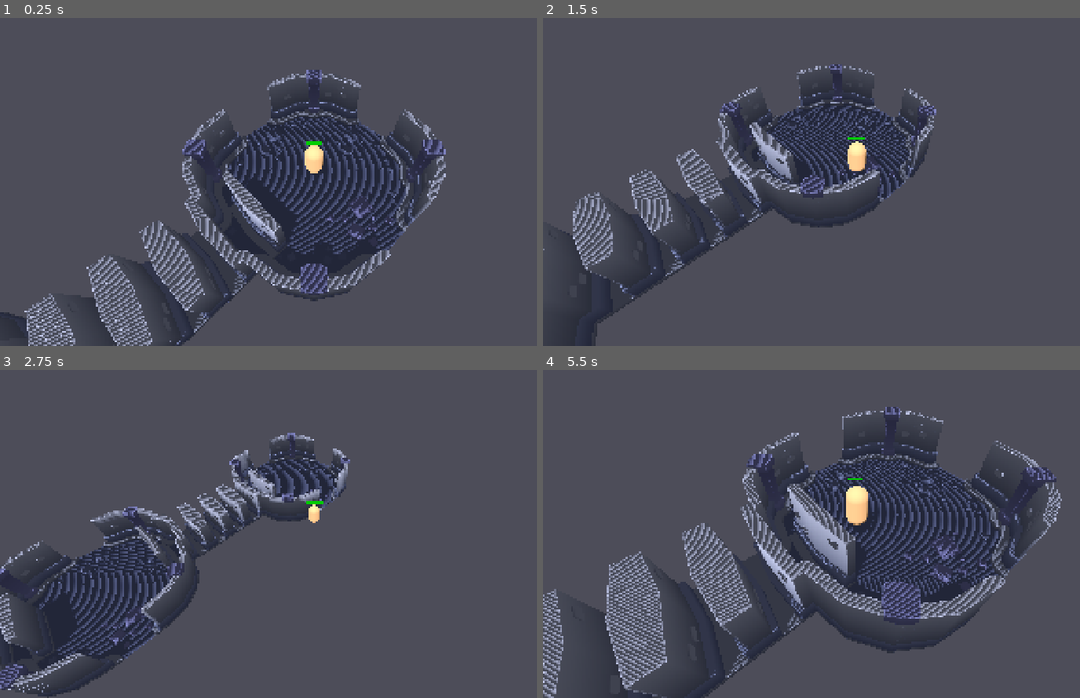
Above: before the commit, frames 1-4 (two rows, left to right).
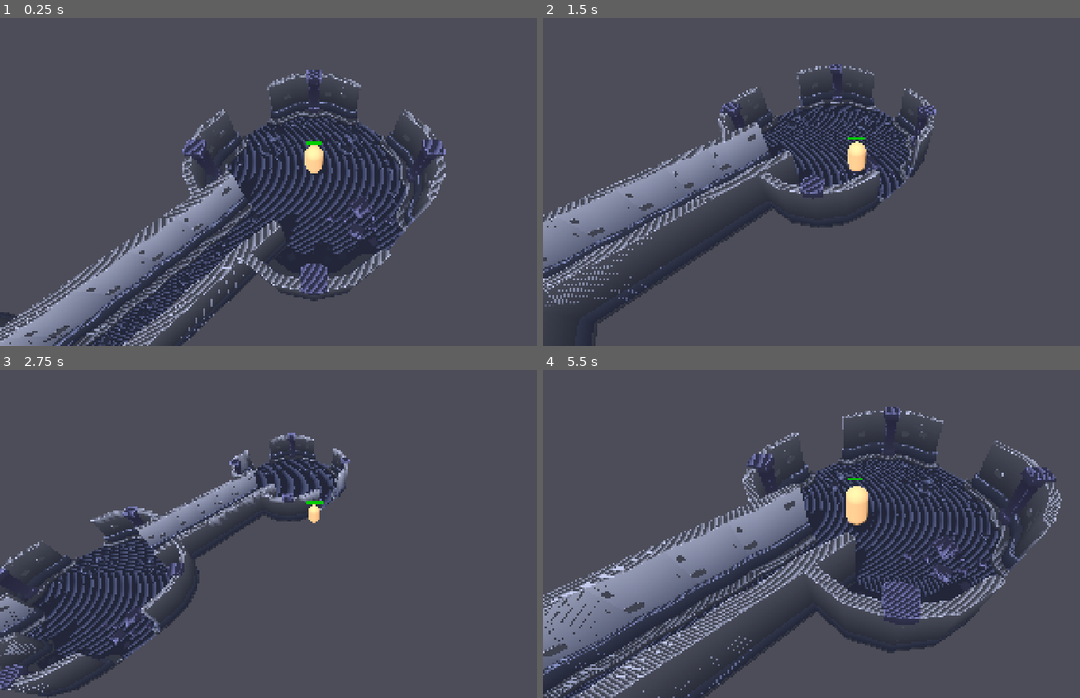
Above: after the commit, the same moments.

Repository: com-terminal-realms/tr-dungeons
Game: Godot game, scene res://scenes/main.tscn
Same seed, same stepped clock (60 frames per second), same inputs: the game is played once before the commit and once after it.
Inputs (mouse positions are in pixels of both pictures, inside the frame that each line leads up to):
- Up to frame 1 (0.25 s): no input
- Up to frame 2 (1.5 s): move the mouse to (994, 152) at 0.52 s; hold D (move_right) 0.53-1.28 s; click (994, 152) at 0.6 s; move the mouse to (730, 188) at 1.27 s; hold S (move_back) from 1.28 s (still down); tap Mouse wheel up (zoom_in) at 1.35 s
- Up to frame 3 (2.75 s): move the mouse to (375, 442) at 2.02 s; release S (move_back) at 2.03 s; hold D (move_right) from 2.03 s (still down); hold Mouse wheel down (zoom_out) from 2.03 s (still down)
- Up to frame 4 (5.5 s): move the mouse to (827, 593) at 2.77 s; release D (move_right) at 2.78 s; release Mouse wheel down (zoom_out) at 2.78 s; hold W (move_forward) 2.78-3.53 s; click (827, 593) at 2.85 s; move the mouse to (1047, 573) at 3.52 s; hold Mouse wheel up (zoom_in) 3.53-4.28 s; hold A (move_left) 3.53-5.03 s; move the mouse to (666, 468) at 4.27 s; tap Mouse wheel down (zoom_out) at 4.35 s; move the mouse to (886, 520) at 5.02 s; hold S (move_back) from 5.03 s (still down); click (886, 520) at 5.1 s

The runs differ from the first frame. In frame 1, 8.3% of the frame differs, in the area x 0-55%, y 47-100%; in frame 2, 6.7%; in frame 3, 2.7%; in frame 4, 13%, in the area x 0-60%, y 35-100%.

Commit message:
Fix corridor rotation to align with Z-axis dungeon layout
- Rotate all corridor pieces 90° around Y-axis
- Transform: (0, 0, 1, 0, 1, 0, -1, 0, 0) for north-south alignment
- Update asset guide with correct rotation reference
- Corridors now properly connect rooms along Z-axis

Diff:
--- a/apps/game-client/scenes/main.tscn
+++ b/apps/game-client/scenes/main.tscn
@@ -50,19 +50,19 @@
 transform = Transform3D(1, 0, 0, 0, 1, 0, 0, 0, 1, 0, 0, 10)
 
 [node name="CorridorPiece1" parent="NavigationRegion3D/Corridor1to2" instance=ExtResource("9")]
-transform = Transform3D(1, 0, 0, 0, 1, 0, 0, 0, 1, 0, 0, -4)
+transform = Transform3D(0, 0, 1, 0, 1, 0, -1, 0, 0, 0, 0, -4)
 
 [node name="CorridorPiece2" parent="NavigationRegion3D/Corridor1to2" instance=ExtResource("9")]
-transform = Transform3D(1, 0, 0, 0, 1, 0, 0, 0, 1, 0, 0, -2)
+transform = Transform3D(0, 0, 1, 0, 1, 0, -1, 0, 0, 0, 0, -2)
 
 [node name="CorridorPiece3" parent="NavigationRegion3D/Corridor1to2" instance=ExtResource("9")]
-transform = Transform3D(1, 0, 0, 0, 1, 0, 0, 0, 1, 0, 0, 0)
+transform = Transform3D(0, 0, 1, 0, 1, 0, -1, 0, 0, 0, 0, 0)
 
 [node name="CorridorPiece4" parent="NavigationRegion3D/Corridor1to2" instance=ExtResource("9")]
-transform = Transform3D(1, 0, 0, 0, 1, 0, 0, 0, 1, 0, 0, 2)
+transform = Transform3D(0, 0, 1, 0, 1, 0, -1, 0, 0, 0, 0, 2)
 
 [node name="CorridorPiece5" parent="NavigationRegion3D/Corridor1to2" instance=ExtResource("9")]
-transform = Transform3D(1, 0, 0, 0, 1, 0, 0, 0, 1, 0, 0, 4)
+transform = Transform3D(0, 0, 1, 0, 1, 0, -1, 0, 0, 0, 0, 4)
 
 [node name="Room2" type="Node3D" parent="NavigationRegion3D"]
 transform = Transform3D(1, 0, 0, 0, 1, 0, 0, 0, 1, 0, 0, 20)
@@ -83,19 +83,19 @@
 transform = Transform3D(1, 0, 0, 0, 1, 0, 0, 0, 1, 0, 0, 30)
 
 [node name="CorridorPiece1" parent="NavigationRegion3D/Corridor2to3" instance=ExtResource("9")]
-transform = Transform3D(1, 0, 0, 0, 1, 0, 0, 0, 1, 0, 0, -4)
+transform = Transform3D(0, 0, 1, 0, 1, 0, -1, 0, 0, 0, 0, -4)
 
 [node name="CorridorPiece2" parent="NavigationRegion3D/Corridor2to3" instance=ExtResource("9")]
-transform = Transform3D(1, 0, 0, 0, 1, 0, 0, 0, 1, 0, 0, -2)
+transform = Transform3D(0, 0, 1, 0, 1, 0, -1, 0, 0, 0, 0, -2)
 
 [node name="CorridorPiece3" parent="NavigationRegion3D/Corridor2to3" instance=ExtResource("9")]
-transform = Transform3D(1, 0, 0, 0, 1, 0, 0, 0, 1, 0, 0, 0)
+transform = Transform3D(0, 0, 1, 0, 1, 0, -1, 0, 0, 0, 0, 0)
 
 [node name="CorridorPiece4" parent="NavigationRegion3D/Corridor2to3" instance=ExtResource("9")]
-transform = Transform3D(1, 0, 0, 0, 1, 0, 0, 0, 1, 0, 0, 2)
+transform = Transform3D(0, 0, 1, 0, 1, 0, -1, 0, 0, 0, 0, 2)
 
 [node name="CorridorPiece5" parent="NavigationRegion3D/Corridor2to3" instance=ExtResource("9")]
-transform = Transform3D(1, 0, 0, 0, 1, 0, 0, 0, 1, 0, 0, 4)
+transform = Transform3D(0, 0, 1, 0, 1, 0, -1, 0, 0, 0, 0, 4)
 
 [node name="Room3" type="Node3D" parent="NavigationRegion3D"]
 transform = Transform3D(1, 0, 0, 0, 1, 0, 0, 0, 1, 0, 0, 40)
@@ -116,19 +116,19 @@
 transform = Transform3D(1, 0, 0, 0, 1, 0, 0, 0, 1, 0, 0, 50)
 
 [node name="CorridorPiece1" parent="NavigationRegion3D/Corridor3to4" instance=ExtResource("9")]
-transform = Transform3D(1, 0, 0, 0, 1, 0, 0, 0, 1, 0, 0, -4)
+transform = Transform3D(0, 0, 1, 0, 1, 0, -1, 0, 0, 0, 0, -4)
 
 [node name="CorridorPiece2" parent="NavigationRegion3D/Corridor3to4" instance=ExtResource("9")]
-transform = Transform3D(1, 0, 0, 0, 1, 0, 0, 0, 1, 0, 0, -2)
+transform = Transform3D(0, 0, 1, 0, 1, 0, -1, 0, 0, 0, 0, -2)
 
 [node name="CorridorPiece3" parent="NavigationRegion3D/Corridor3to4" instance=ExtResource("9")]
-transform = Transform3D(1, 0, 0, 0, 1, 0, 0, 0, 1, 0, 0, 0)
+transform = Transform3D(0, 0, 1, 0, 1, 0, -1, 0, 0, 0, 0, 0)
 
 [node name="CorridorPiece4" parent="NavigationRegion3D/Corridor3to4" instance=ExtResource("9")]
-transform = Transform3D(1, 0, 0, 0, 1, 0, 0, 0, 1, 0, 0, 2)
+transform = Transform3D(0, 0, 1, 0, 1, 0, -1, 0, 0, 0, 0, 2)
 
 [node name="CorridorPiece5" parent="NavigationRegion3D/Corridor3to4" instance=ExtResource("9")]
-transform = Transform3D(1, 0, 0, 0, 1, 0, 0, 0, 1, 0, 0, 4)
+transform = Transform3D(0, 0, 1, 0, 1, 0, -1, 0, 0, 0, 0, 4)
 
 [node name="Enemy1" parent="NavigationRegion3D/Room3" instance=ExtResource("2")]
 transform = Transform3D(1, 0, 0, 0, 1, 0, 0, 0, 1, 0, 1, 0)
@@ -152,19 +152,19 @@
 transform = Transform3D(1, 0, 0, 0, 1, 0, 0, 0, 1, 0, 0, 70)
 
 [node name="CorridorPiece1" parent="NavigationRegion3D/Corridor4to5" instance=ExtResource("9")]
-transform = Transform3D(1, 0, 0, 0, 1, 0, 0, 0, 1, 0, 0, -4)
+transform = Transform3D(0, 0, 1, 0, 1, 0, -1, 0, 0, 0, 0, -4)
 
 [node name="CorridorPiece2" parent="NavigationRegion3D/Corridor4to5" instance=ExtResource("9")]
-transform = Transform3D(1, 0, 0, 0, 1, 0, 0, 0, 1, 0, 0, -2)
+transform = Transform3D(0, 0, 1, 0, 1, 0, -1, 0, 0, 0, 0, -2)
 
 [node name="CorridorPiece3" parent="NavigationRegion3D/Corridor4to5" instance=ExtResource("9")]
-transform = Transform3D(1, 0, 0, 0, 1, 0, 0, 0, 1, 0, 0, 0)
+transform = Transform3D(0, 0, 1, 0, 1, 0, -1, 0, 0, 0, 0, 0)
 
 [node name="CorridorPiece4" parent="NavigationRegion3D/Corridor4to5" instance=ExtResource("9")]
-transform = Transform3D(1, 0, 0, 0, 1, 0, 0, 0, 1, 0, 0, 2)
+transform = Transform3D(0, 0, 1, 0, 1, 0, -1, 0, 0, 0, 0, 2)
 
 [node name="CorridorPiece5" parent="NavigationRegion3D/Corridor4to5" instance=ExtResource("9")]
-transform = Transform3D(1, 0, 0, 0, 1, 0, 0, 0, 1, 0, 0, 4)
+transform = Transform3D(0, 0, 1, 0, 1, 0, -1, 0, 0, 0, 0, 4)
 
 [node name="Enemy1" parent="NavigationRegion3D/Room4" instance=ExtResource("2")]
 transform = Transform3D(1, 0, 0, 0, 1, 0, 0, 0, 1, -5, 1, 0)
Not shown, changed: apps/game-client/docs/kenney-dungeon-asset-guide.md
